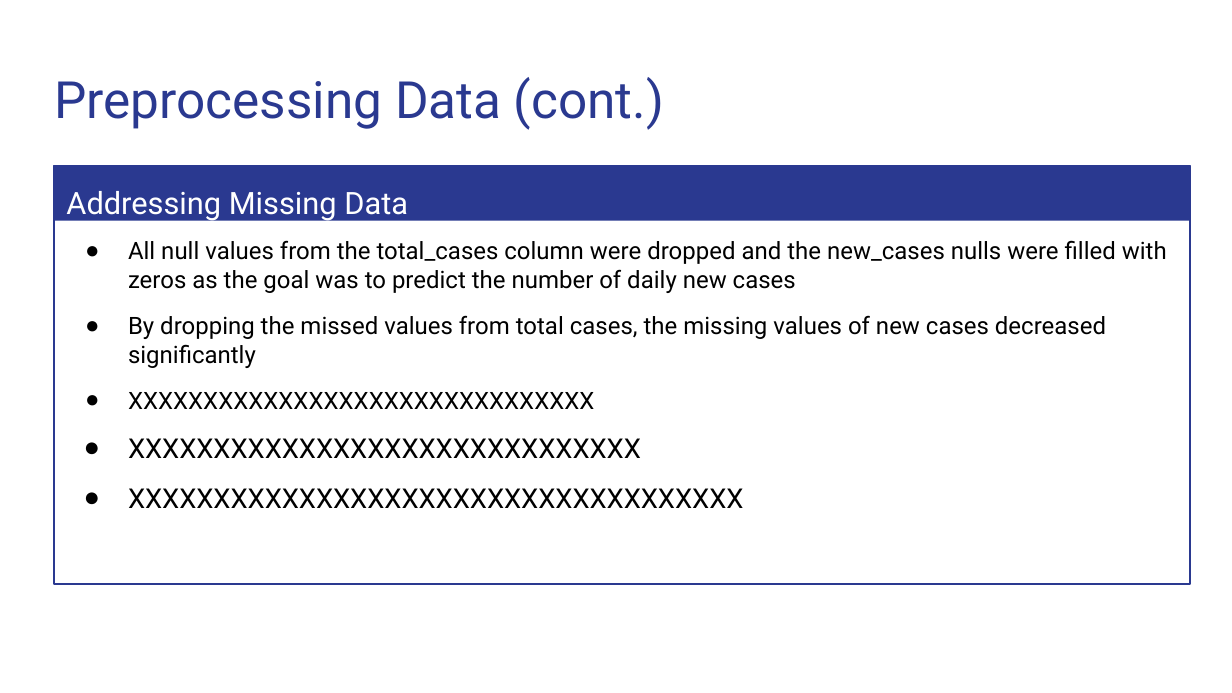
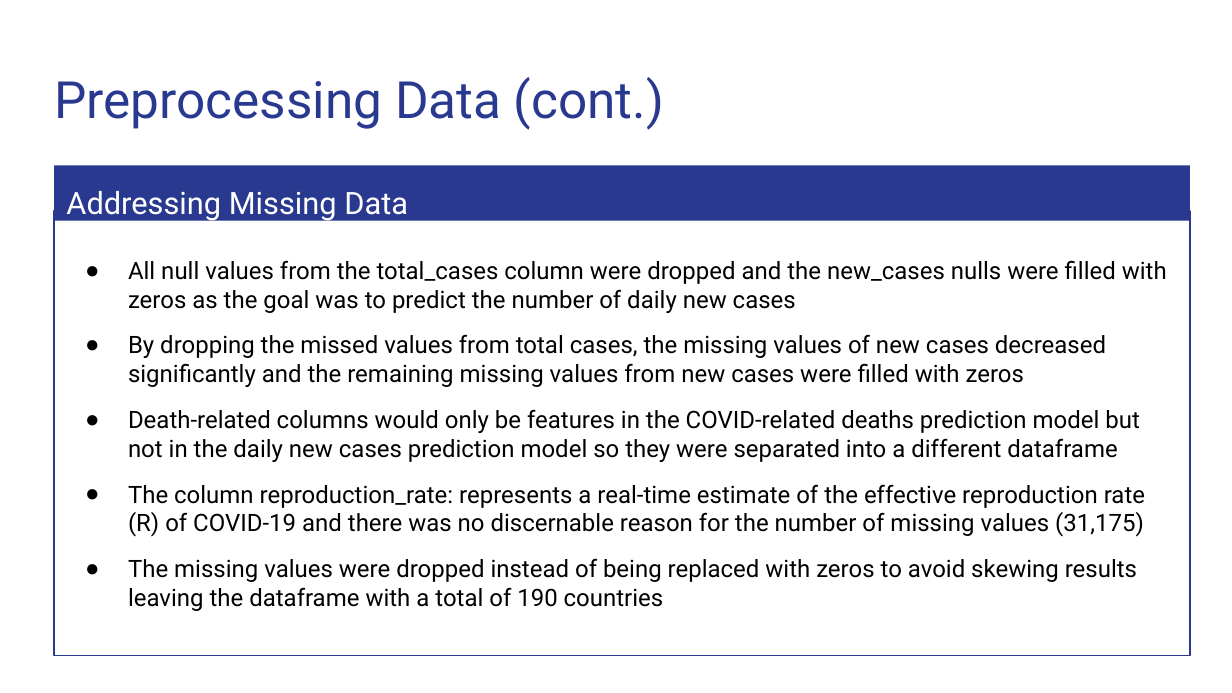
Before and after one commit to Magzzie/COVID-19_Analysis, a slide deck: slide 14 of COVID-19 Analysis.pptx. Drawn at 1232x693 pixels with LibreOffice and Linux fonts; fonts in the diff are those of the drawing. Boxes give left, top, right and bottom in pixels: in the first picture for what was removed or moved away, otherwise in the second. Text is boxed around its words. In the diff, an @@ line names an element or a change of style, - is before the commit and + after.

Commit message:
updating presentation

```diff
--- a/COVID-19 Analysis.pptx
+++ b/COVID-19 Analysis.pptx
@@ rectangle "All null values from the ...": place and size @@
-rectangle "All null values from the ..." at <box>54,165,1190,584</box>
+rectangle "All null values from the ..." at <box>54,211,1190,655</box>
@@ text in rectangle at <box>128,334,1145,611</box>: text changed @@
-● By dropping the missed values from total cases, the missing values of new cases decreased significantly
-● XXXXXXXXXXXXXXXXXXXXXXXXXXXXXXX
-● XXXXXXXXXXXXXXXXXXXXXXXXXXXXXX
-● XXXXXXXXXXXXXXXXXXXXXXXXXXXXXXXXXXXX
+● By dropping the missed values from total cases, the missing values of new cases decreased significantly and the remaining missing values from new cases were filled with zeros
+● Death-related columns would only be features in the COVID-related deaths prediction model but not in the daily new cases prediction model so they were separated into a different dataframe
+● The column reproduction_rate: represents a real-time estimate of the effective reproduction rate (R) of COVID-19 and there was no discernable reason for the number of missing values (31,175)
+● The missing values were dropped instead of being replaced with zeros to avoid skewing results leaving the dataframe with a total of 190 countries
```
Also in this commit, not shown: 2 slides added.
